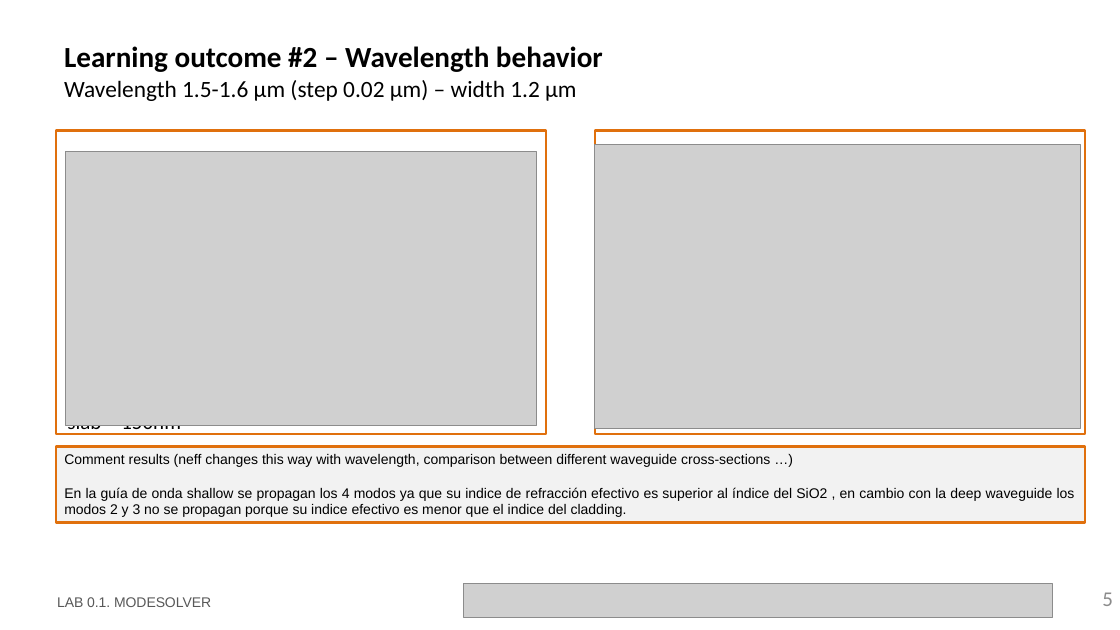
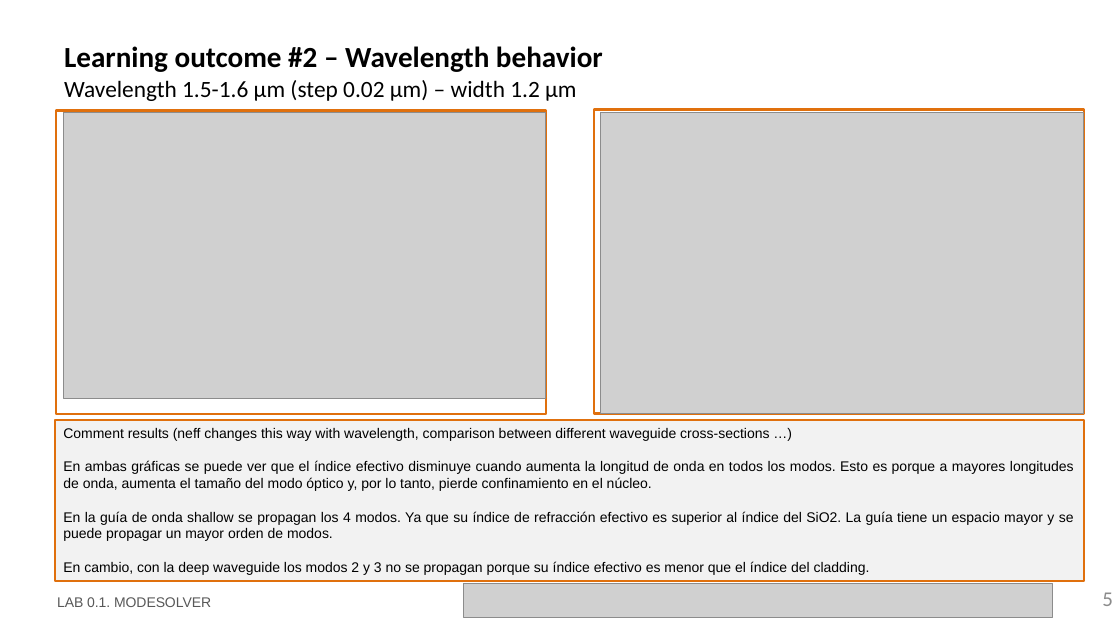
Before and after one commit to MariaJulve/pic-upv-lab0, a slide deck: slide 5 of LabBook_010.pptx. Drawn at 1120x630 pixels with LibreOffice and Linux fonts; fonts in the diff are those of the drawing; grey boxes stand for pictures; background and template pictures are left out. Boxes give left, top, right and bottom in pixels: in the first picture for what was removed or moved away, otherwise in the second. Text is boxed around its words. In the diff, an @@ line names an element or a change of style, - is before the commit and + after.

```diff
--- a/LabBook_010.pptx
+++ b/LabBook_010.pptx
@@ rectangle: place and size @@
-rectangle at box(56, 130, 546, 434)
+rectangle at box(56, 110, 546, 414)
@@ picture: place and size @@
-picture at box(66, 151, 537, 426)
+picture at box(63, 113, 545, 398)
@@ rectangle: place and size @@
-rectangle at box(595, 130, 1085, 434)
+rectangle at box(594, 110, 1084, 414)
@@ picture: place and size @@
-picture at box(594, 145, 1081, 429)
+picture at box(601, 113, 1085, 413)
@@ rectangle "Comment results (neff changes this ...": place and size @@
-rectangle "Comment results (neff changes this ..." at box(56, 447, 1086, 523)
+rectangle "Comment results (neff changes this ..." at box(55, 420, 1085, 581)
@@ text removed at box(67, 425, 181, 436) @@
-slab = 150nm
@@ text in rectangle at box(63, 460, 1074, 575): text changed @@
-En la guía de onda shallow se propagan los 4 modos ya que su indice de refracción efectivo es superior al índice del SiO2 , en cambio con la deep waveguide los modos 2 y 3 no se propagan porque su indice efectivo es menor que el indice del cladding.
+En ambas gráficas se puede ver que el índice efectivo disminuye cuando aumenta la longitud de onda en todos los modos. Esto es porque a mayores longitudes de onda, aumenta el tamaño del modo óptico y, por lo tanto, pierde confinamiento en el núcleo.
+En la guía de onda shallow se propagan los 4 modos. Ya que su índice de refracción efectivo es superior al índice del SiO2. La guía tiene un espacio mayor y se puede propagar un mayor orden de modos.
+En cambio, con la deep waveguide los modos 2 y 3 no se propagan porque su índice efectivo es menor que el índice del cladding.
```
Also in this commit, not shown: 3 other slides changed.
